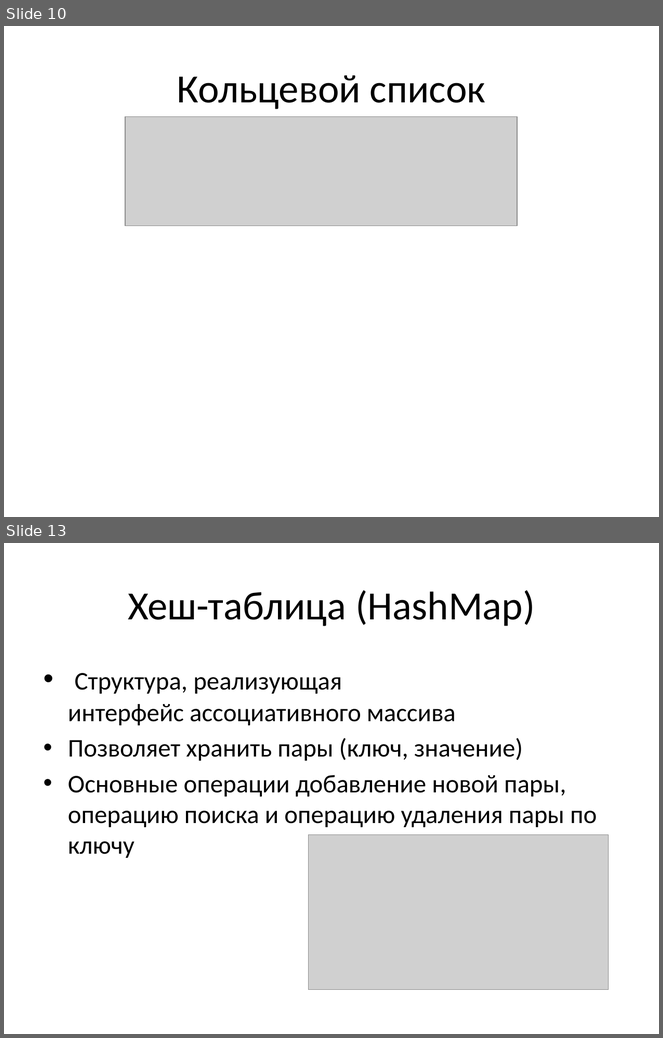
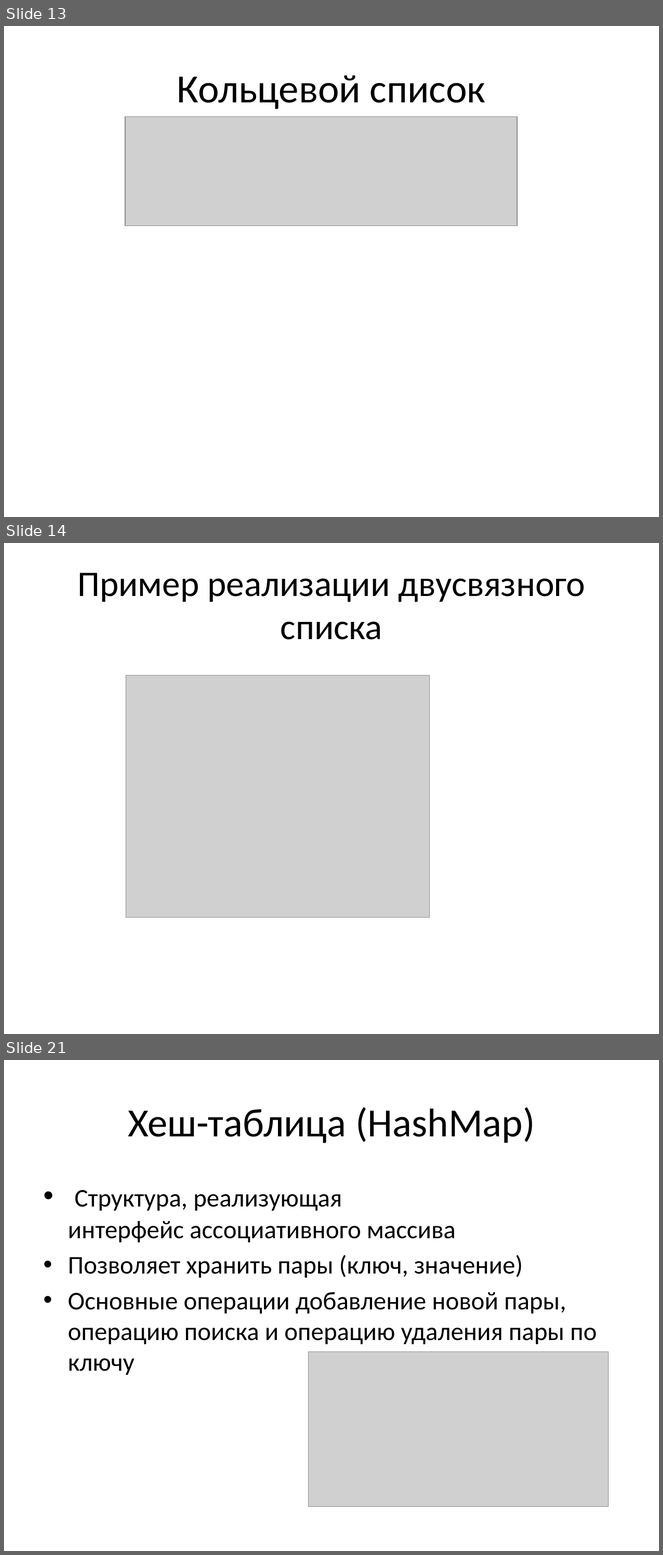
Before and after one commit to smoly-kuzstu/lections, a slide deck: lections/lesson05/Lection5.pptx. Shown one above the other, each under a label of ours: slides 10 and 13 before the commit, slides 13, 14 and 21 after it; the slides between them are not shown. The pictures are 663x1038 and 663x1555 pixels, drawn with LibreOffice and Linux fonts; fonts in the diff are those of the drawing; grey boxes stand for pictures. Boxes give left, top, right and bottom in pixels: in the first picture for what was removed or moved away, otherwise in the second. Text is boxed around its words. In the diff, an @@ line names an element or a change of style, - is before the commit and + after.

```diff
--- a/lections/lesson05/Lection5.pptx
+++ b/lections/lesson05/Lection5.pptx
@@ slide 14 added at box(4, 543, 659, 1034), background #FFFFFF @@
@@ title added at box(77, 573, 585, 640), 39.6 pt, text #000000 @@
+Пример реализации двусвязного списка
@@ picture added at box(126, 676, 429, 918) @@
@@ what was slide 10 is now slide 13 @@
@@ what was slide 13 is now slide 21 @@
```
Also in this commit, not shown: 6 slides changed, 25 other slides added, 4 slides removed.
